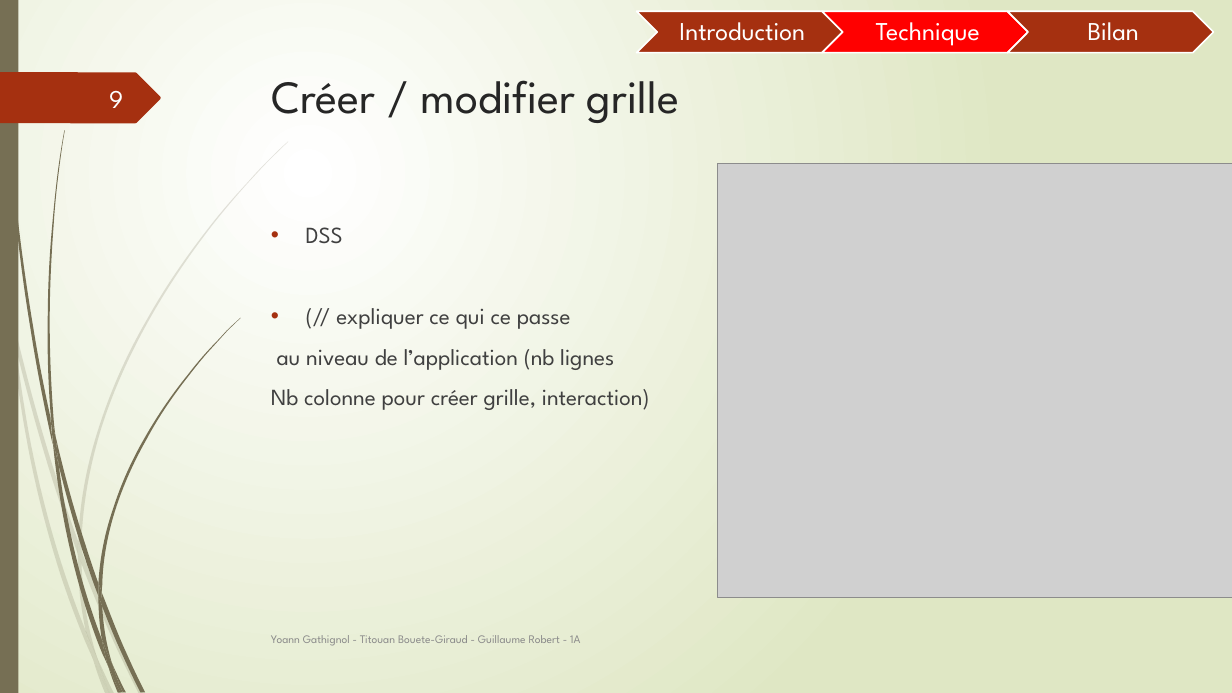
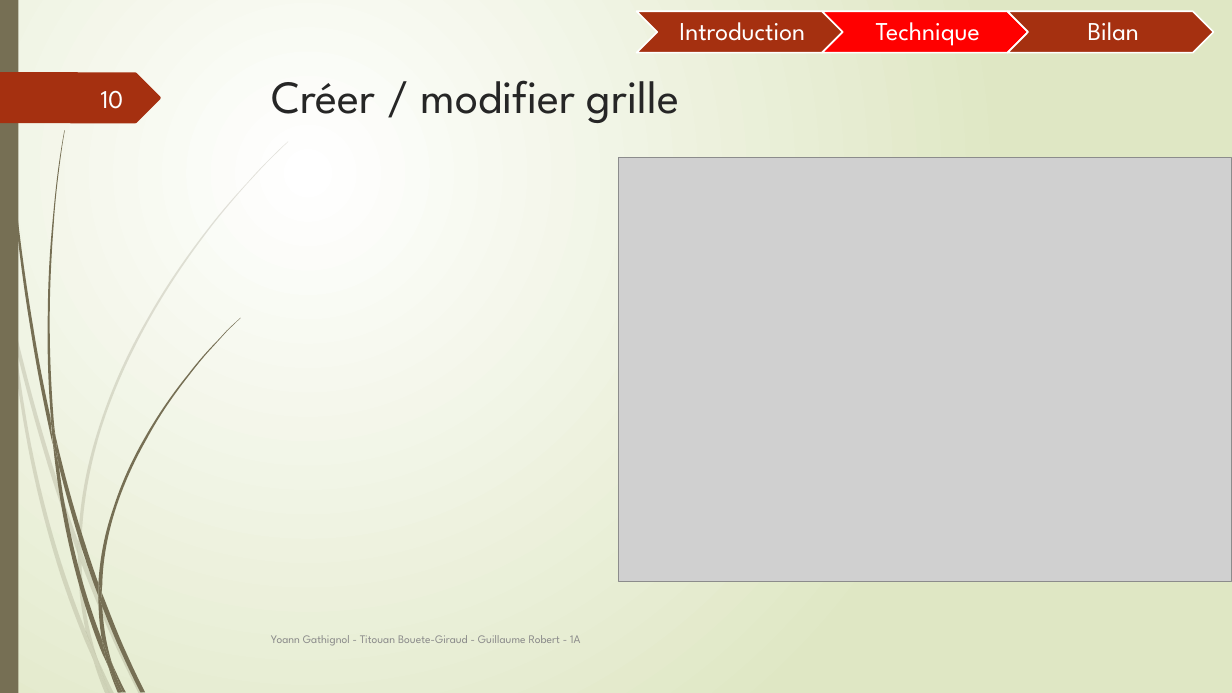
Before and after one commit to Guyoms/PTUT2016, a slide deck: slide 10 of IHearISay/I_HEAR_I_SAY_Points_Techniques.pptx (slide 9 before the commit). Drawn at 1232x693 pixels with LibreOffice and Linux fonts; fonts in the diff are those of the drawing; grey boxes stand for pictures. Boxes give left, top, right and bottom in pixels: in the first picture for what was removed or moved away, otherwise in the second. Text is boxed around its words. In the diff, an @@ line names an element or a change of style, - is before the commit and + after.

Commit message:
Compte rendus réunion + Modif diapo Technique

```diff
--- a/IHearISay/I_HEAR_I_SAY_Points_Techniques.pptx
+++ b/IHearISay/I_HEAR_I_SAY_Points_Techniques.pptx
@@ page number at (101,90,124,109): text changed @@
-9
+10
@@ picture: place and size @@
-picture at (718,164,1232,598)
+picture at (619,158,1232,582)
@@ text removed at (271,227,650,410) @@
-• DSS
-• (// expliquer ce qui ce passe
-au niveau de l’application (nb lignes
-Nb colonne pour créer grille, interaction)
```
Also in this commit, not shown: 9 other slides changed, 2 slides added, 2 other files.
